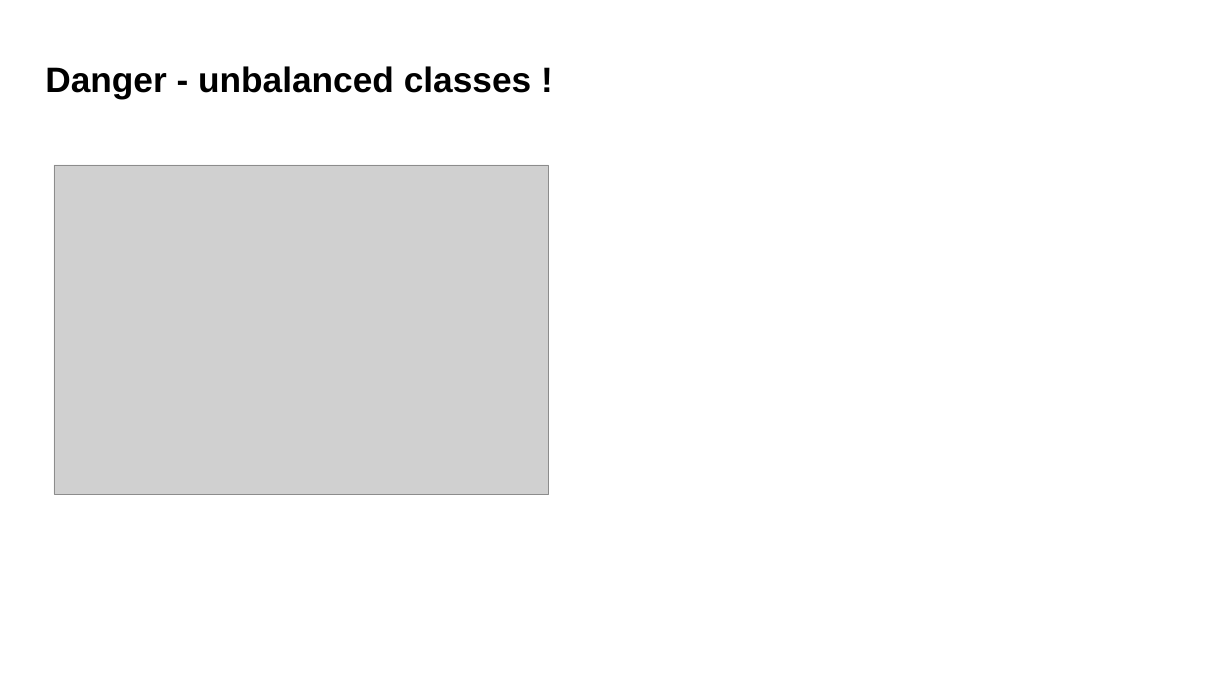
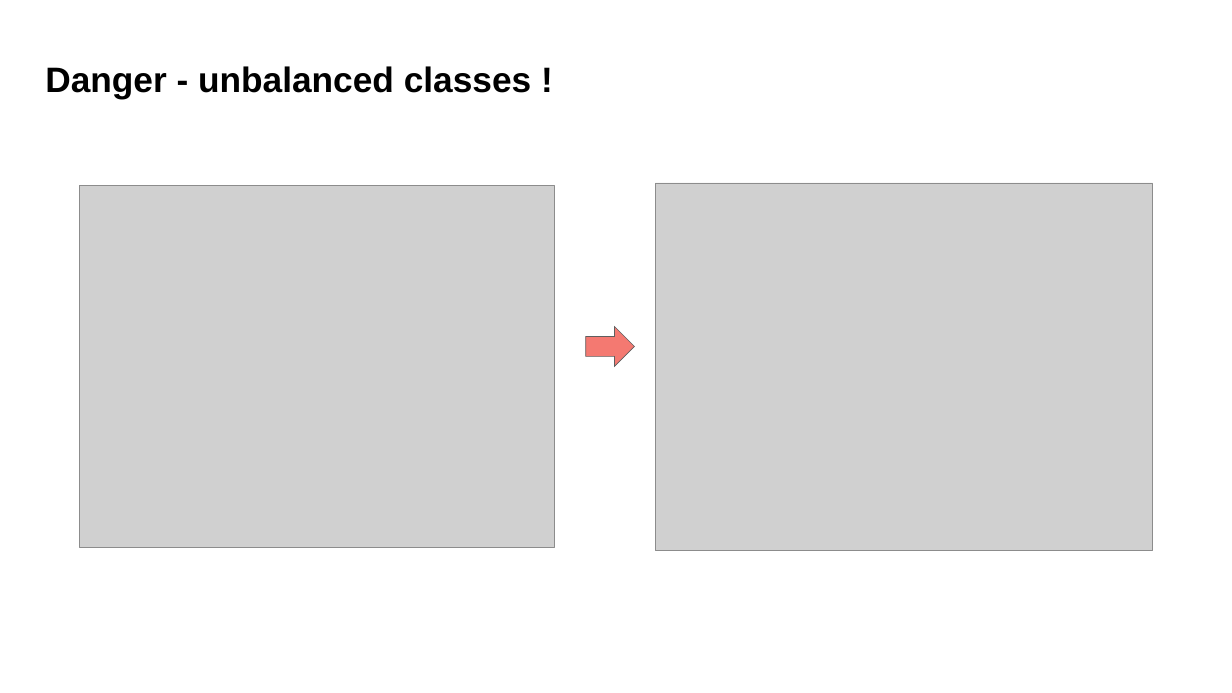
Before and after one commit to anaterovic/UZOP, a slide deck: slide 16 of Presentation.pptx (slide 15 before the commit). Drawn at 1232x693 pixels with LibreOffice and Linux fonts; fonts in the diff are those of the drawing; grey boxes stand for pictures. Boxes give left, top, right and bottom in pixels: in the first picture for what was removed or moved away, otherwise in the second. Text is boxed around its words. In the diff, an @@ line names an element or a change of style, - is before the commit and + after.

```diff
--- a/Presentation.pptx
+++ b/Presentation.pptx
@@ picture: place and size @@
-picture at [54, 165, 548, 494]
+picture at [79, 185, 554, 547]
@@ picture added at [655, 183, 1153, 551] @@
@@ right arrow added at [586, 327, 635, 366], fill #F47971, outline #5E5E5E 1 pt @@
```
Also in this commit, not shown: 6 other slides changed, 1 slide added, 1 other file.
